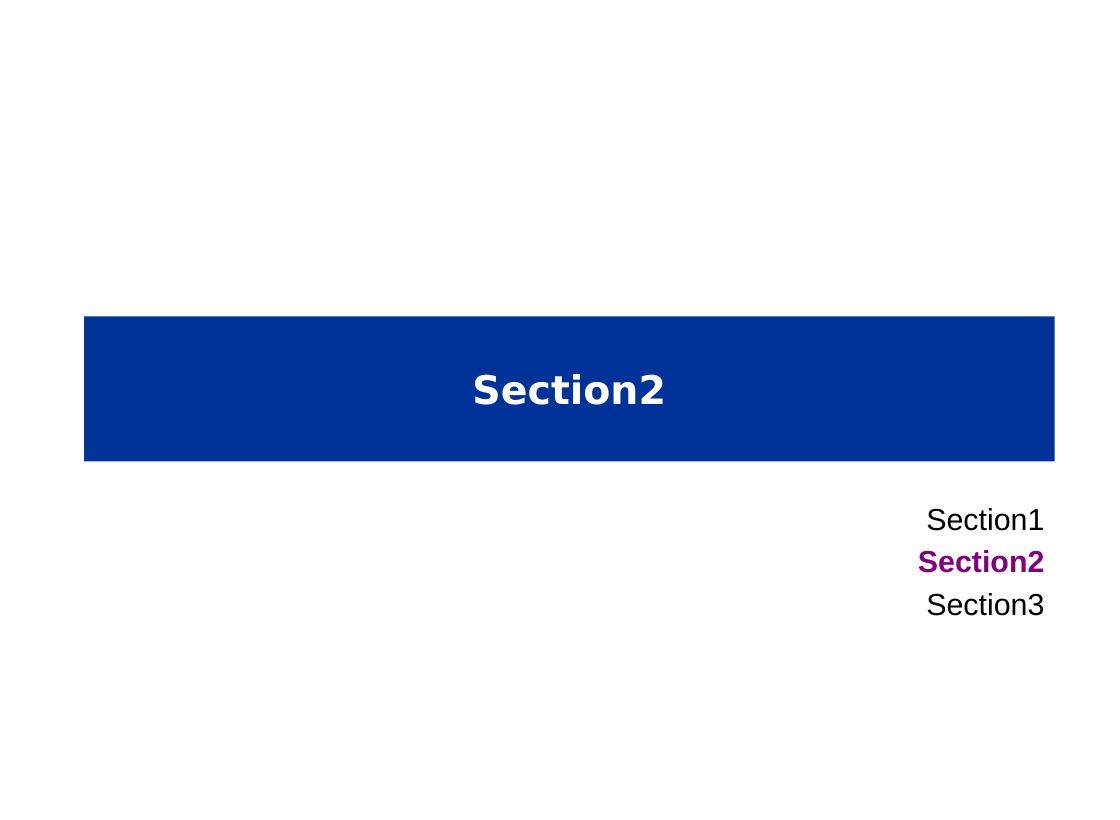
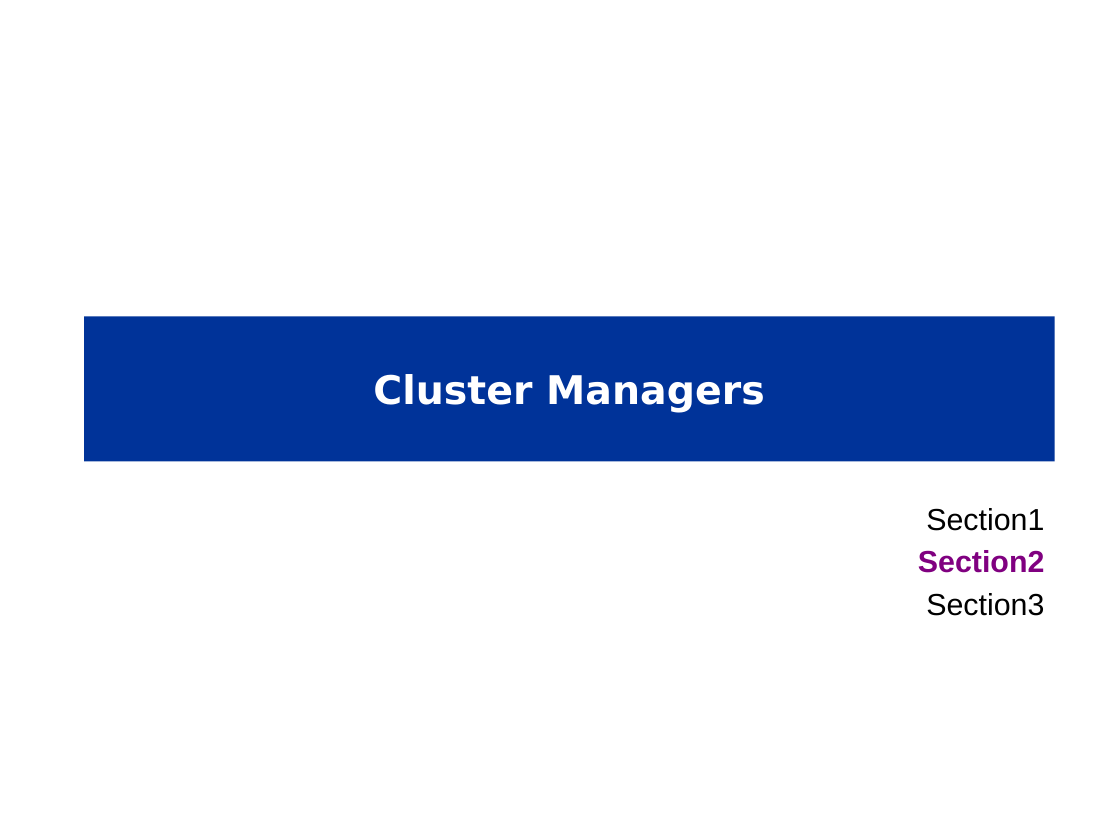
Before and after one commit to mattvinks/spark-labs, a slide deck: slide 23 of slides/05-Spark_API.pptm (slide 12 before the commit). Drawn at 1120x820 pixels with LibreOffice and Linux fonts; fonts in the diff are those of the drawing; background and template pictures are left out. Boxes give left, top, right and bottom in pixels: in the first picture for what was removed or moved away, otherwise in the second. Text is boxed around its words. In the diff, an @@ line names an element or a change of style, - is before the commit and + after.

```diff
--- a/slides/05-Spark_API.pptm
+++ b/slides/05-Spark_API.pptm
@@ title at (x1=373, y1=374, x2=765, y2=413): text changed @@
-Section2
+Cluster Managers
```
Also in this commit, not shown: 4 other slides changed, 18 slides added, 1 other file.
